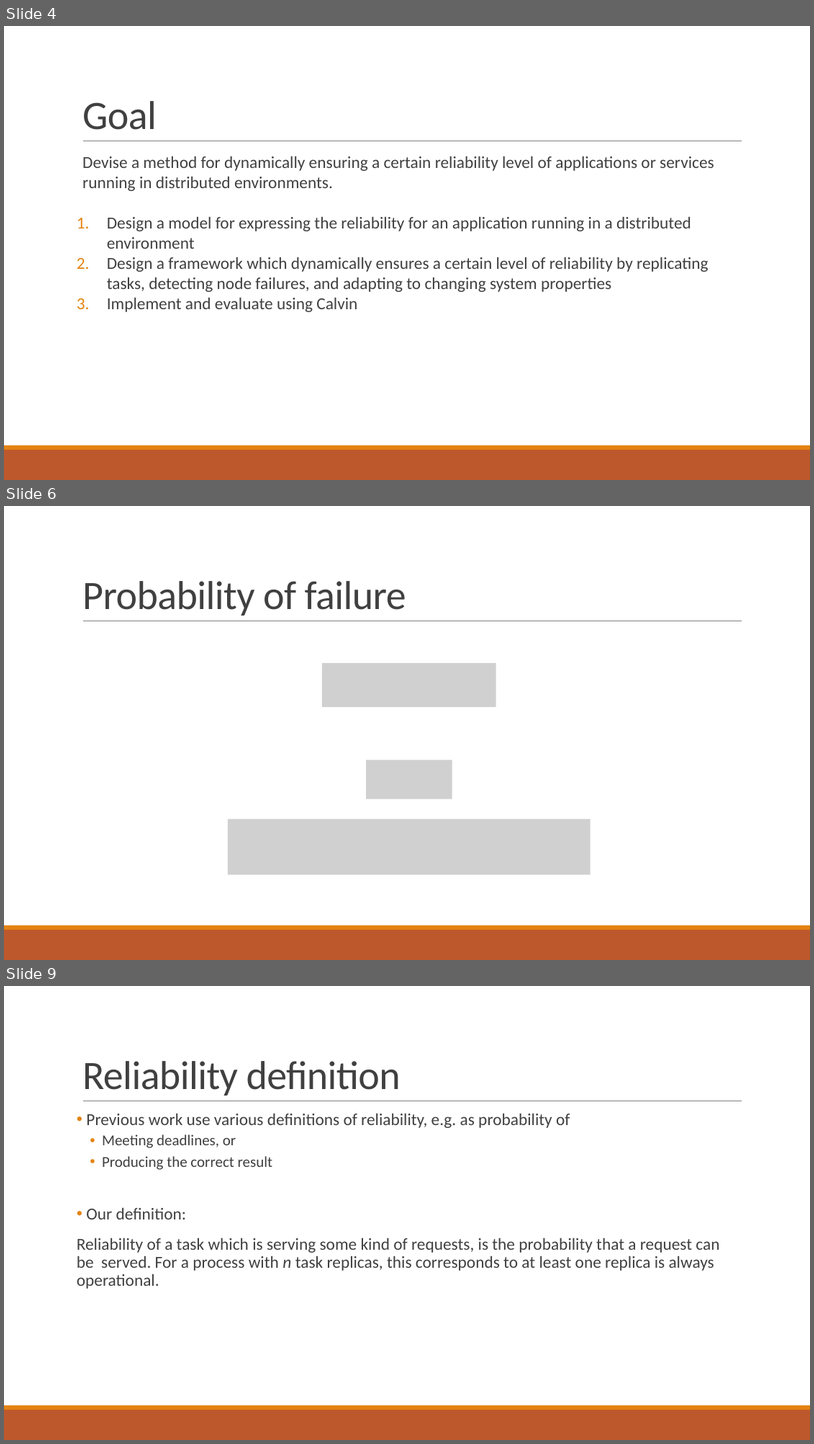
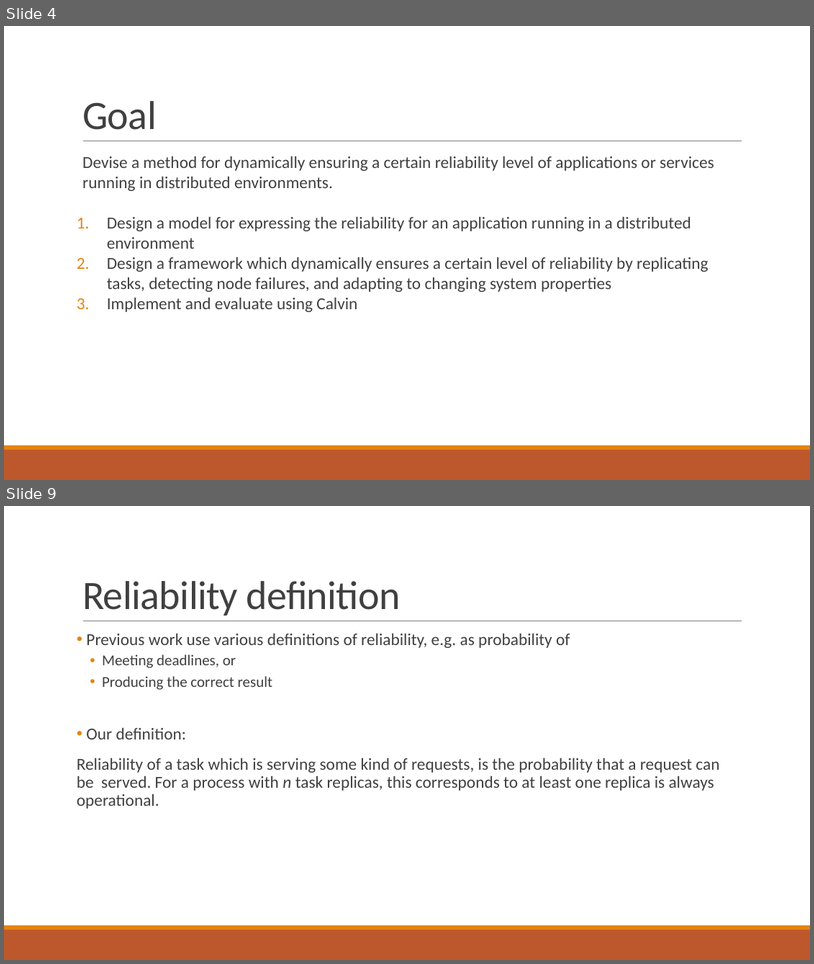
Before and after one commit to PStahl/master_thesis, a slide deck: presentation/presentation2.pptx. Shown one above the other, each under a label of ours: slides 4, 6 and 9 before the commit, slides 4 and 9 after it; the slides between them are not shown. The pictures are 814x1444 and 814x964 pixels, drawn with LibreOffice and Linux fonts; fonts in the diff are those of the drawing; grey boxes stand for pictures. Boxes give left, top, right and bottom in pixels: in the first picture for what was removed or moved away, otherwise in the second. Text is boxed around its words. In the diff, an @@ line names an element or a change of style, - is before the commit and + after.

```diff
--- a/presentation/presentation2.pptx
+++ b/presentation/presentation2.pptx
@@ slide 6 removed at (4, 506, 810, 960), background #FFFFFF; not listed: 3 template elements that a slide beside it also shows @@
@@ title removed at (82, 581, 406, 615) @@
-Probability of failure
@@ picture removed at (322, 663, 496, 707) @@
@@ picture removed at (366, 760, 453, 800) @@
@@ picture removed at (228, 818, 591, 875) @@
```
Also in this commit, not shown: 3 slides changed, 1 slide added.
